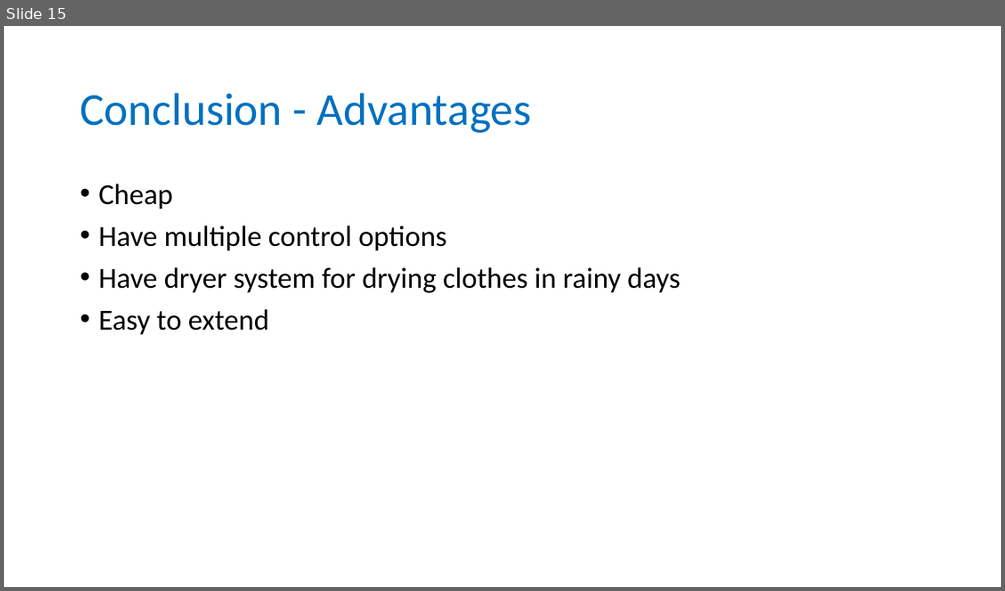
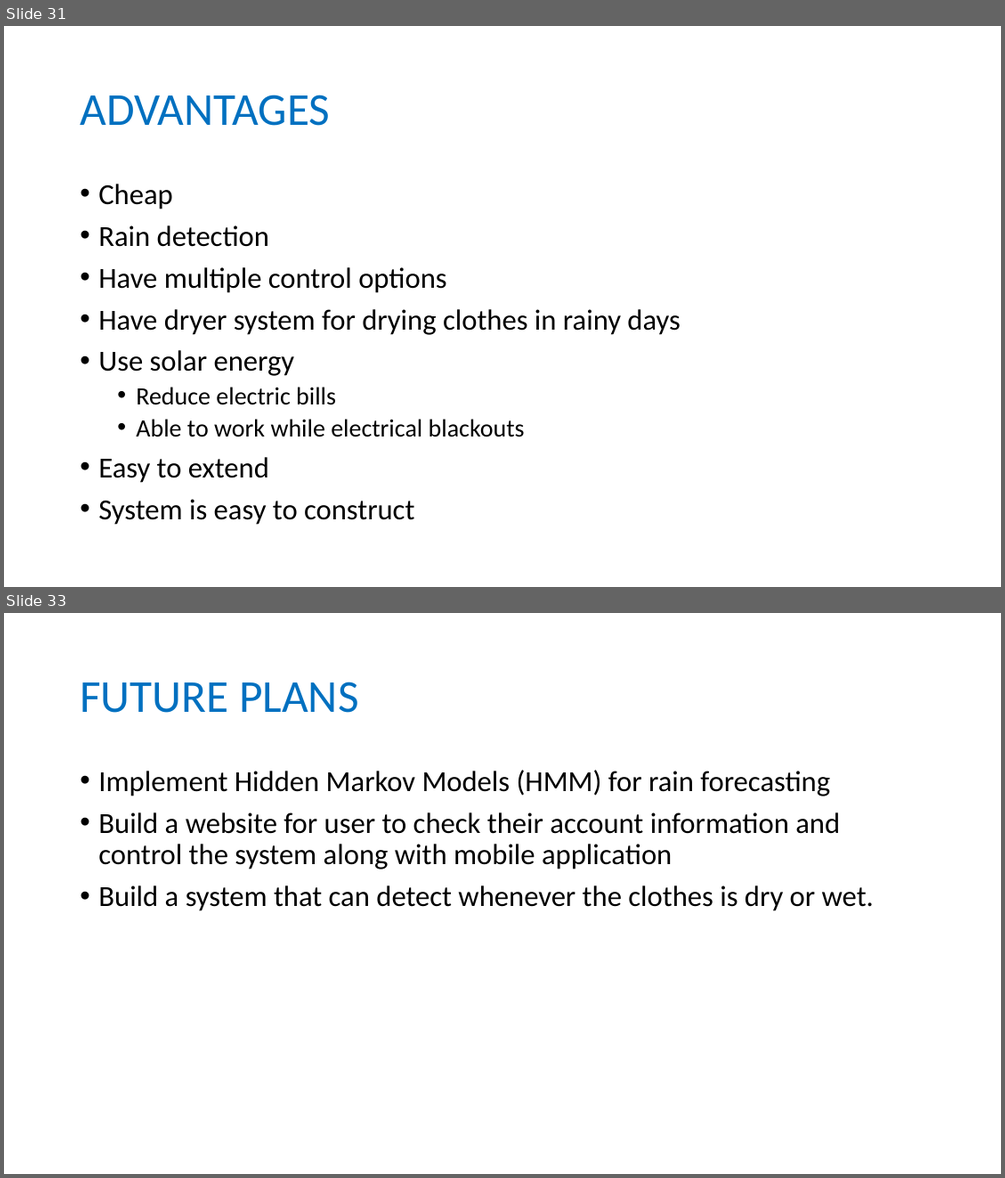
Before and after one commit to longhoang0304/DCDCS_Documentation, a slide deck: Final-Presentation.pptx. Shown one above the other, each under a label of ours: slide 15 before the commit, slides 31 and 33 after it; the slides between them are not shown. The pictures are 1005x591 and 1005x1178 pixels, drawn with LibreOffice and Linux fonts; fonts in the diff are those of the drawing. Boxes give left, top, right and bottom in pixels: in the first picture for what was removed or moved away, otherwise in the second. Text is boxed around its words. In the diff, an @@ line names an element or a change of style, - is before the commit and + after.

```diff
--- a/Final-Presentation.pptx
+++ b/Final-Presentation.pptx
@@ slide 33 added at [4, 613, 1001, 1174], background #FFFFFF @@
@@ title added at [80, 682, 358, 713], 44 pt, text #0070C0 @@
+FUTURE PLANS
@@ text added at [98, 770, 874, 911], 28 pt, text #000000 @@
+• Implement Hidden Markov Models (HMM) for rain forecasting
+• Build a website for user to check their account information and control the system along with mobile application
+• Build a system that can detect whenever the clothes is dry or wet.
@@ what was slide 15 is now slide 31 @@
@@ slide 31 changed as well @@
@@ title at [80, 95, 330, 126]: text changed @@
-Conclusion - Advantages
+ADVANTAGES
@@ text at [98, 225, 269, 247]: paragraph added @@
+• Rain detection
@@ text at [98, 350, 525, 437]: paragraphs added @@
+• Use solar energy
+  • Reduce electric bills
+  • Able to work while electrical blackouts
@@ text at [98, 499, 414, 524]: paragraph added @@
+• System is easy to construct
```
Also in this commit, not shown: 4 other slides changed, 30 other slides added, 9 slides removed, 2 other files.
